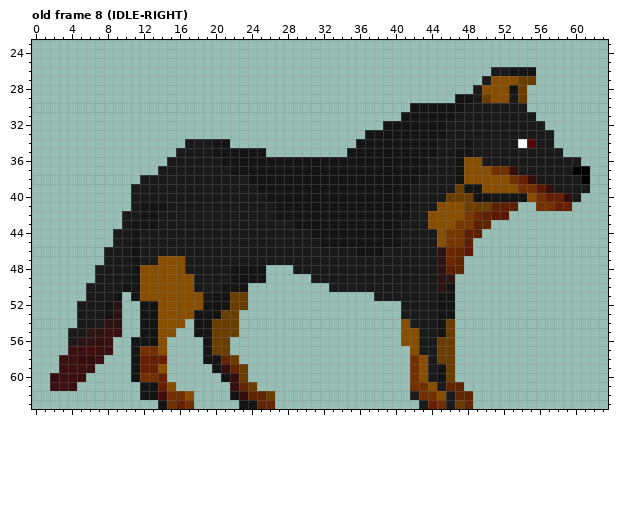
Pixel-art file, stored at assets/images/enemy/Dog/Dog.aseprite. The first picture shows the starting point.
64x64 pixels, 9 frames. Colours within 5 levels of each other are drawn and written as one. Shown: old frame 8 (IDLE-RIGHT): x 0..63, y 23..63. The commit also changed other frames, which this record leaves out.
The same view after the edit:
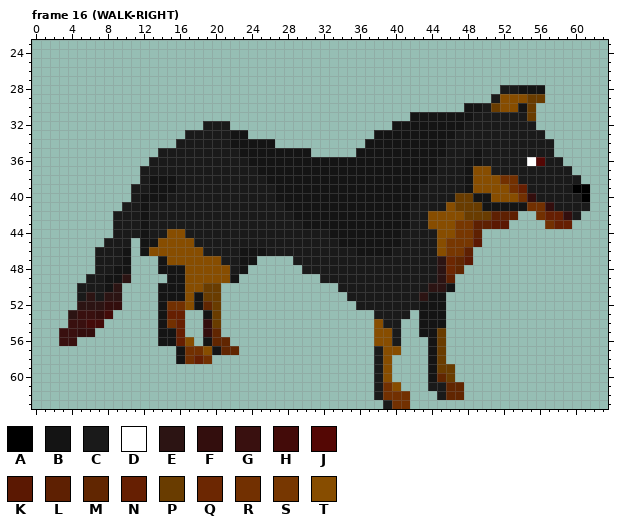
Palette (. is transparent): A #000000  B #141414  C #1a1a1a  D #ffffff  E #2c1413  F #330e0d  G #39100f  H #430b09  J #540704  K #5b1802  L #5e2002  M #612601  N #661f02  P #693c00  Q #6c2702  R #723001  S #773701  T #874d00
A new or re-ordered frame is compared with the old frame closest to it.
From old to new:
frames 9 -> 25
layer "Layer 1" added
--- frame 16 (WALK-RIGHT) is new; against old frame 8 (IDLE-RIGHT), layers "Layer", "Layer 1"
@@ x 0..63 @@
 25 ................................................................
-26 ...................................................CCBBB........
-27 ..................................................CTTTPP........
-28 .................................................CTTTBP.........
-29 ...............................................BBCPTTCP.........
-30 ..........................................BBBBBBCCCCCCC.........
-31 .........................................BBBBBBCCCCCCCCC........
-32 .......................................BBBBBBBCCCCCCCCCCC.......
-33 .....................................BBBBBBBBBCCCCCCCCCCCC......
-34 .................CCCBB..............BBBBBBBBBCCCBCCCCCDJCC......
-35 ................CCCCBBBBBB.........BBBBBBBBBBCCBBCCCCCCCCCC.....
-36 ...............CCCCCCBBBBBBBBBBBBBBBBBBBBBBBCCCBTTCCCCCCCCCCC...
-37 ..............CCCCCCCCBBBBBBBBBBBBBBBBBBBBBBCCCBTTTRRFCCCCCCAA..
-38 ............CCCCCCCCCCCCBBBBBBBBBBBBBBBBBBBCCCCBTTTTTRNFCCCCCA..
-39 ...........CCCCCCCCCCCCCCBBBBBBBBBBBBBBBBBCCCCCPBBTTTTRRKFCCCC..
-40 ...........CCCCCCCCCCCCCCCBBBBBBBBBBBBBBBBCCCCPPPBBBBBBTRNNFC...
-41 ...........CBBBCCCCCCCCCCCCBBBBBBBBBBBBBBBCCCTTTPPPLLL..RRNN....
-42 ..........CCBBCCCCCCCCCCCCCBBBBBBBBBBBBBBBCCTTTTSQLKK...........
-43 ..........CBBBCCCCCCCCCCCCCCCBBBBBBBBBBBBCCCTTTSSLM.............
-44 .........CCBCCCCCCCCCCCCCCCCCCCBBBBBBBBBBCCCCTSSLL..............
-45 .........CCBCCCCCCCCCCCCCCCCCCCCBBBBBBBBBCCCCTSSL...............
-46 ........CCCBCCCCCCCCCCCCCCCCCCCCCCCCBBBCCCCCCEQMK...............
-47 ........CCCBCCTTTCCCCCCCCCCCCCCCCCCCCCCCCCCCCEQM................
-48 .......CCCCBTTTTTCCCCCBBBB...CCCCCCCCCCCCCCCCELM................
-49 .......CCCCBTTTTTTCCCCBBBB.....CCCCCCCCCCCCCCEE.................
-50 ......CCCCBBTTTTTTCCCBBB.........CCCCCCCCCCCCEB.................
-51 ......CCCB.BTTTTTTTCBBPP..............CCCCCCCBB.................
-52 .....CCCBE..BBTTTTTBBBPP.................CCCCBB.................
-53 .....CCCBE..BBTTTTBBBPP..................CCCCBB.................
-54 .....CCCEE..BBTTT.BBPPP..................TCCCBP.................
-55 ....CCEEGG..BBTT..BBPPP..................TTCCBP.................
-56 ....CEEFG..BBBT....BPP...................TTCCPP.................
-57 ....GGHGG..BRRT....BPP....................TCCPP.................
-58 ...GGFFG...BNNN....BBMP...................RTCPP.................
-59 ...GGGG....BNNT.....BFMP..................RTCBP.................
-60 ..FGGG.....BRRN......BFP..................RTCBP.................
-61 ..GGG.......BBNT......FMP.................RRTCMM................
-62 ............BBHRRT....BFMMP...............CRRTCMM...............
-63 ..............BRNR.....BBMM................CNRCPM...............
+26 ................................................................
+27 ................................................................
+28 ....................................................CCBBB.......
+29 ...................................................CTTTPP.......
+30 ................................................BBCPTTBP........
+31 ..........................................BBBBBBBCCCCCCP........
+32 ...................CCC..................BBBBBBBBCCCCCCCC........
+33 .................CCCCCBB..............BBBBBBBBBCCCCCCCCCC.......
+34 ................CCCCCCBBBBB..........BBBBBBBBBCCCCCCCCCCCC......
+35 ..............CCCCCCCCCBBBBBBBB.....BBBBBBBBBBCCCBCCCCCCCC......
+36 .............CCCCCCCCCCCBBBBBBBBBBBBBBBBBBBBBCCCBBCCCCCDJCC.....
+37 ............CCCCCCCCCCCCCBBBBBBBBBBBBBBBBBBBBCCCBTTCCCCCCCCC....
+38 ............CBBBCCCCCCCCCCBBBBBBBBBBBBBBBBBBCCCCBTTTRRCCCCCCC...
+39 ...........CCBBBCCCCCCCCCCCBBBBBBBBBBBBBBBBCCCCCBTTTTRNCCCCCAA..
+40 ...........CBBBCCCCCCCCCCCCBBBBBBBBBBBBBBBBCCCCPPBBTTTRFCCCCCA..
+41 ..........CCBCCCCCCCCCCCCCCCBBBBBBBBBBBBBBCCCCTPPPBBBBBRRFCCCC..
+42 .........CCCBCCCCCCCCCCCCCCCCBBBBBBBBBBBBBCCTTTTPPPLLL..RNNFC...
+43 .........CCCBCCCCCCCCCCCCCCCCCBBBBBBBBBBBBCCTTTSSLLKK....RNN....
+44 .........CCCBCCTTCCCCCCCCCCCCCCCCBBBBBBBBCCCCTTSSL..............
+45 ........CCC.BBTTTTCCCCCCCCCCCCCCCCBBBBBBBCCCCTSSSK..............
+46 .......CCCB.BTTTTTTCCCCBBBCCCCCCCCCCBBBBCCCCCTSSL...............
+47 .......CCCB...BTTTTTTCCBB....CCCCCCCCCCCCCCCCEQMK...............
+48 .......CCBB...BBBTTTTTCB......CCCCCCCCCCCCCCCEQM................
+49 ......CCBBE....BBTTTTTB.........CCCCCCCCCCCCCEL.................
+50 .....CCCBE....BBBTTPP.............CCCCCCCCCCEEB.................
+51 .....CECEE....BBBTBPP..............CCCCCCCCEBB..................
+52 .....EEEFF....BRRTBMP...............CCCCCCCBBB..................
+53 ....EGGFH.....BNN..BP.................CCCC.BBB..................
+54 ....GGHH......BRN..FP.................TCC..BBB..................
+55 ...GGFF.......BBN..FM.................TTC..BBP..................
+56 ...GG.........BBNT.BMM................TTC...BP..................
+57 ................BRRTBMM...............CTT...BP..................
+58 ................BRNR..................CT....BP..................
+59 ......................................CT....BPP.................
+60 ......................................CT....BMP.................
+61 ......................................CRT...CCMM................
+62 ......................................CRRR...CMM................
+63 .......................................CRR......................
Boxes around the changes in both pictures, in picture pixels (x1, y1, x2, y2):
changed: (50, 67, 590, 409)
